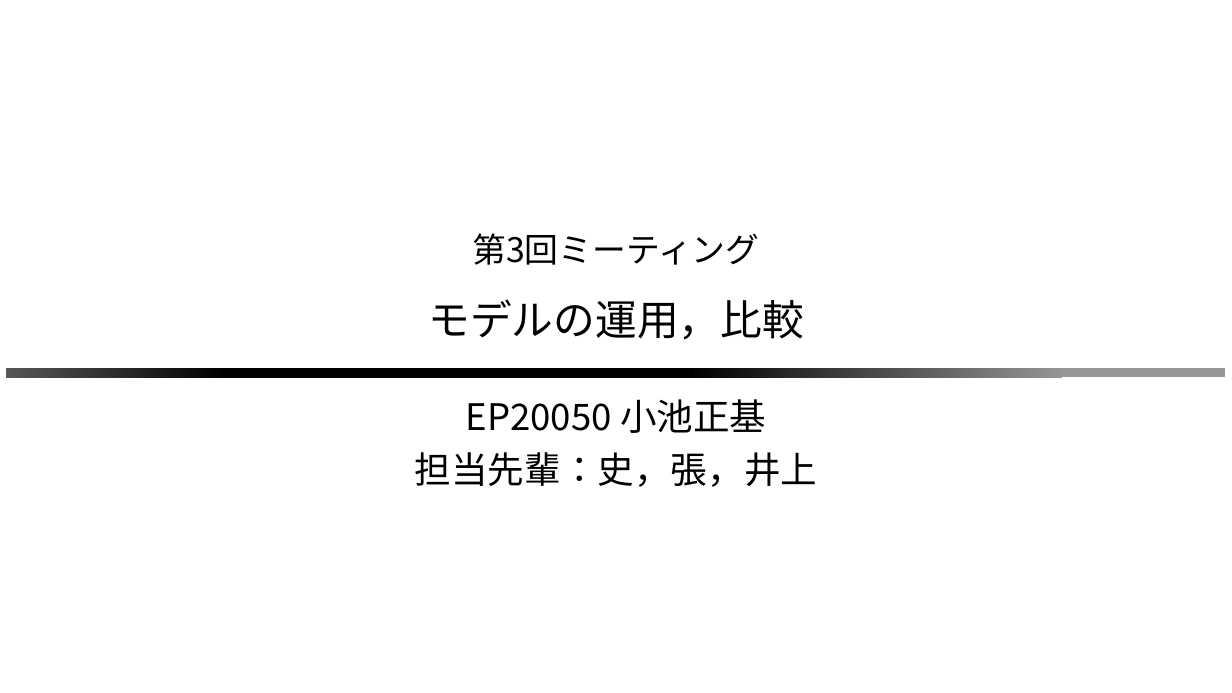
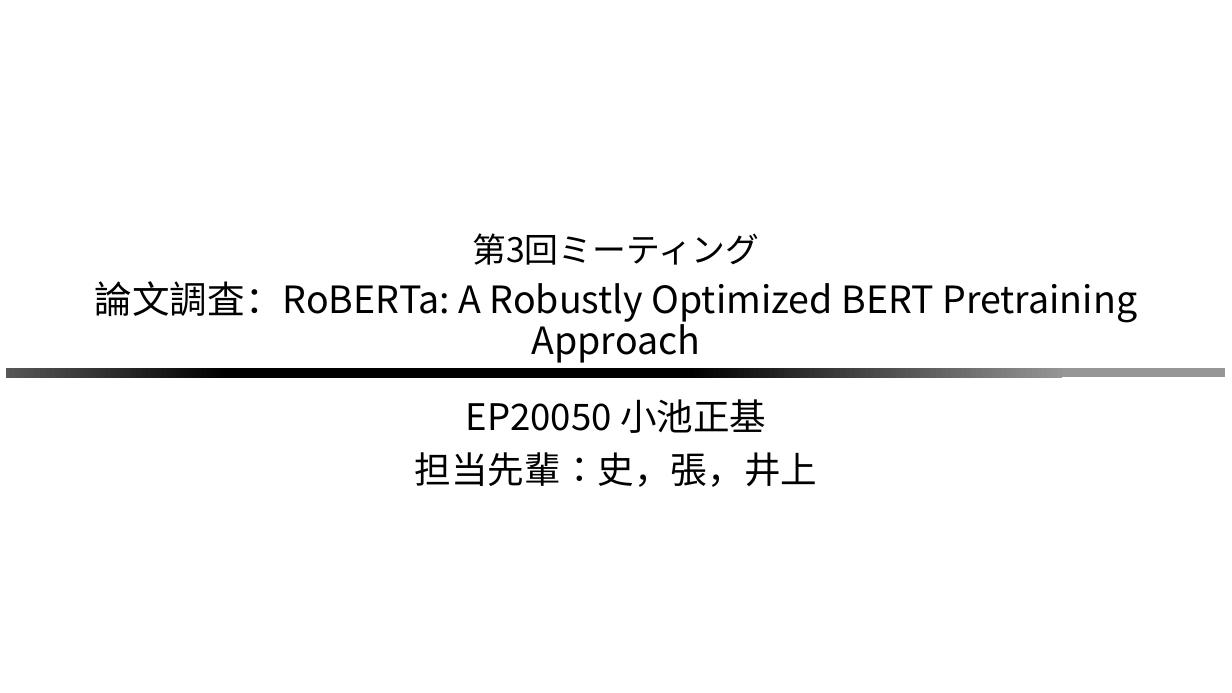
Before and after one commit to masa1357/research, a slide deck: slide 1 of 2023/meeting/0429meeting/0429meeting.pptx. Drawn at 1232x693 pixels with LibreOffice and Linux fonts; fonts in the diff are those of the drawing; background and template pictures are left out. Boxes give left, top, right and bottom in pixels: in the first picture for what was removed or moved away, otherwise in the second. Text is boxed around its words. In the diff, an @@ line names an element or a change of style, - is before the commit and + after.

```diff
--- a/2023/meeting/0429meeting/0429meeting.pptx
+++ b/2023/meeting/0429meeting/0429meeting.pptx
@@ title at (x1=95, y1=281, x2=1137, y2=363): text changed; size 65 to 58.5 pt @@
-モデルの運用，比較
+論文調査：RoBERTa: A Robustly Optimized BERT Pretraining Approach
```
Also in this commit, not shown: 3 other slides changed, 7 slides added, 3 slides removed, 5 other files.
